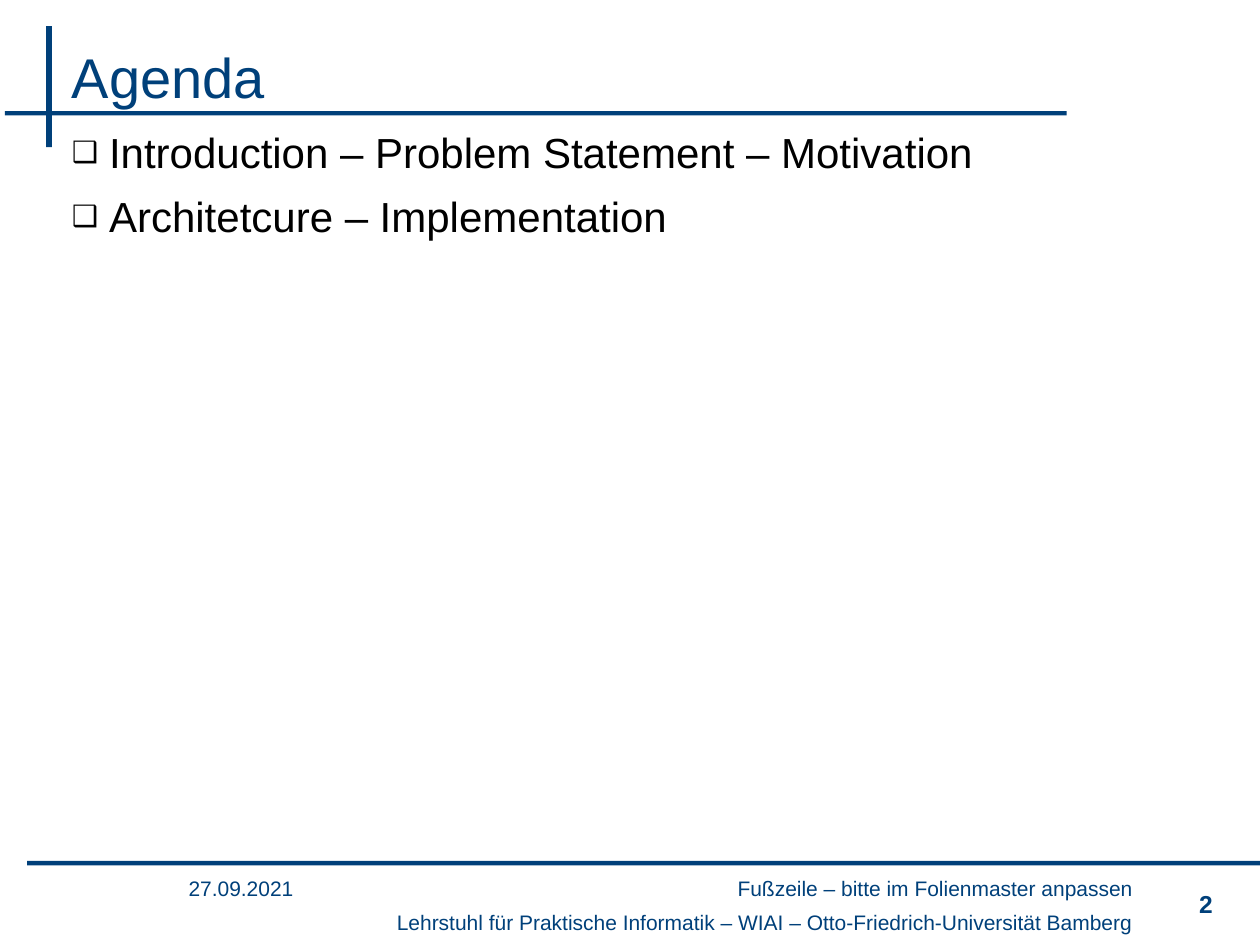
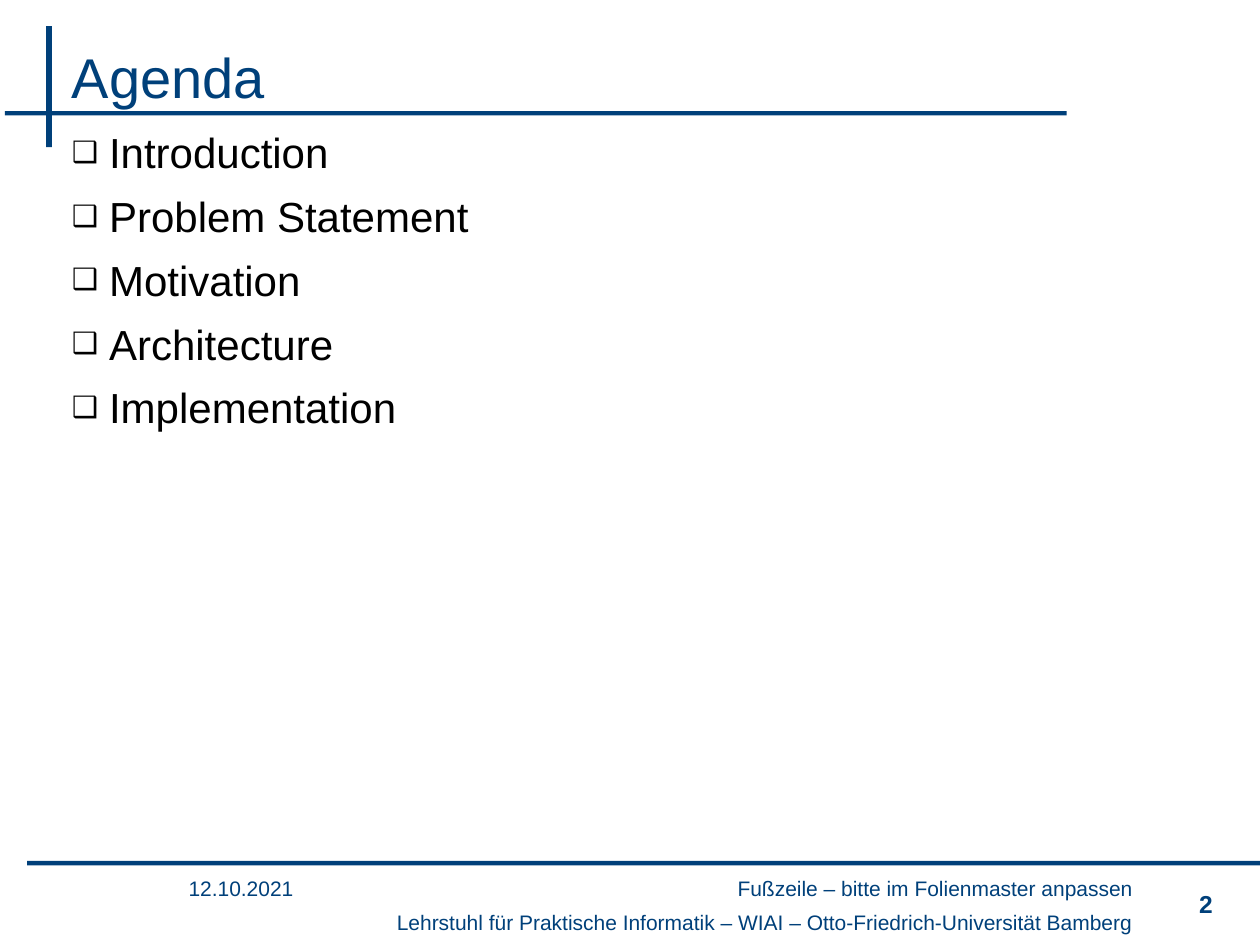
Before and after one commit to rhari26/thesis, a slide deck: slide 2 of Open-Source Software Discovery and Vulnerability Analysis.pptx. Drawn at 1260x945 pixels with LibreOffice and Linux fonts; fonts in the diff are those of the drawing; background and template pictures are left out. Boxes give left, top, right and bottom in pixels: in the first picture for what was removed or moved away, otherwise in the second. Text is boxed around its words. In the diff, an @@ line names an element or a change of style, - is before the commit and + after.

Commit message:
Presentation

```diff
--- a/Open-Source Software Discovery and Vulnerability Analysis.pptx
+++ b/Open-Source Software Discovery and Vulnerability Analysis.pptx
@@ text at box(109, 137, 468, 432): text changed @@
-❑ Introduction – Problem Statement – Motivation
-❑ Architetcure – Implementation
+❑ Introduction
+❑ Problem Statement
+❑ Motivation
+❑ Architecture
+❑ Implementation
@@ text at box(189, 881, 294, 897): text changed @@
-27.09.2021
+12.10.2021
```
Also in this commit, not shown: 1 other slide changed, 11 slides added.
